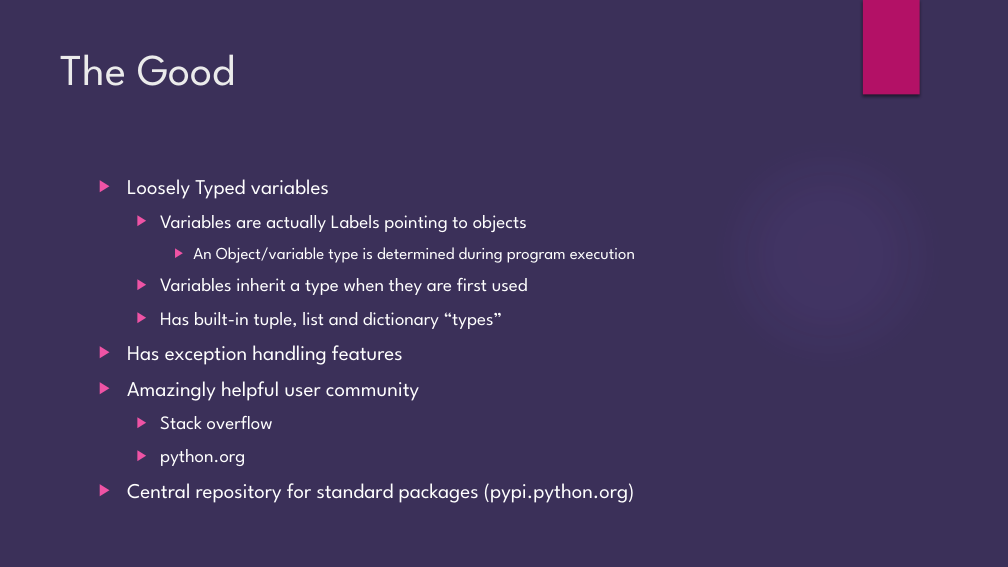
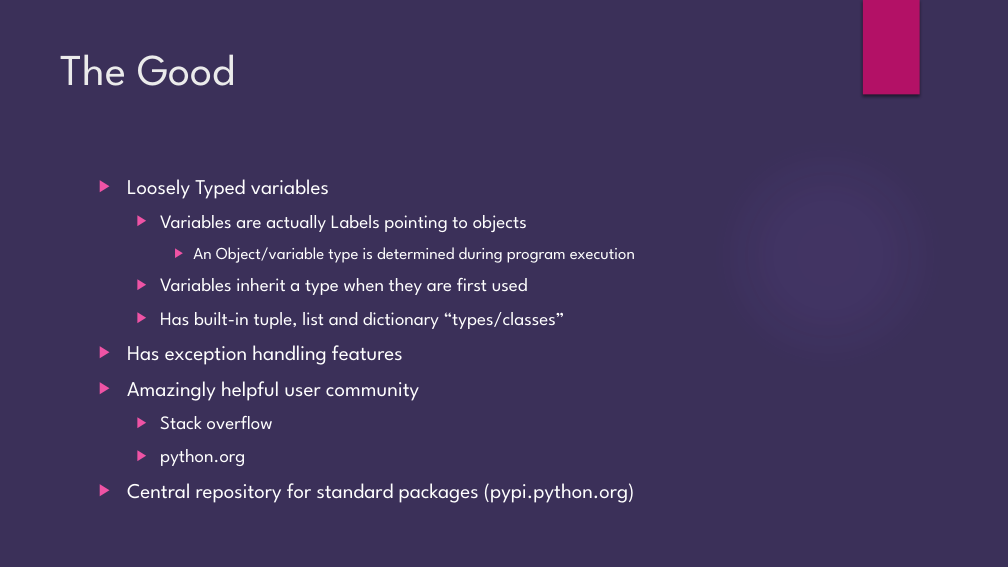
Before and after one commit to brianjgrier/Python-Overview, a slide deck: slide 5 of Python Introduction.pptx. Drawn at 1008x567 pixels with LibreOffice and Linux fonts; fonts in the diff are those of the drawing; background and template pictures are left out. Boxes give left, top, right and bottom in pixels: in the first picture for what was removed or moved away, otherwise in the second. Text is boxed around its words. In the diff, an @@ line names an element or a change of style, - is before the commit and + after.

```diff
--- a/Python Introduction.pptx
+++ b/Python Introduction.pptx
@@ text at (x1=160, y1=312, x2=565, y2=329): text changed @@
-  ▶ Has built-in tuple, list and dictionary “types”
+  ▶ Has built-in tuple, list and dictionary “types/classes”
```
Also in this commit, not shown: 11 other slides changed, 3 slides added.
